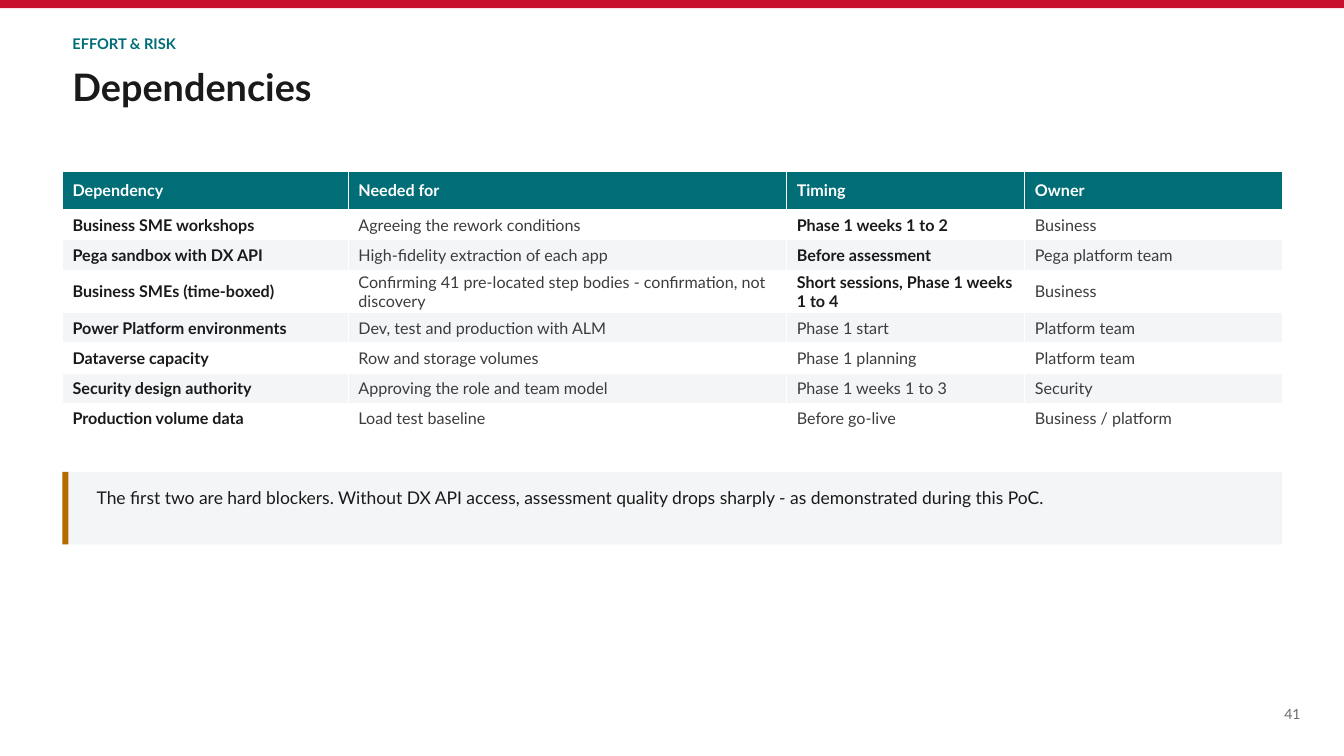
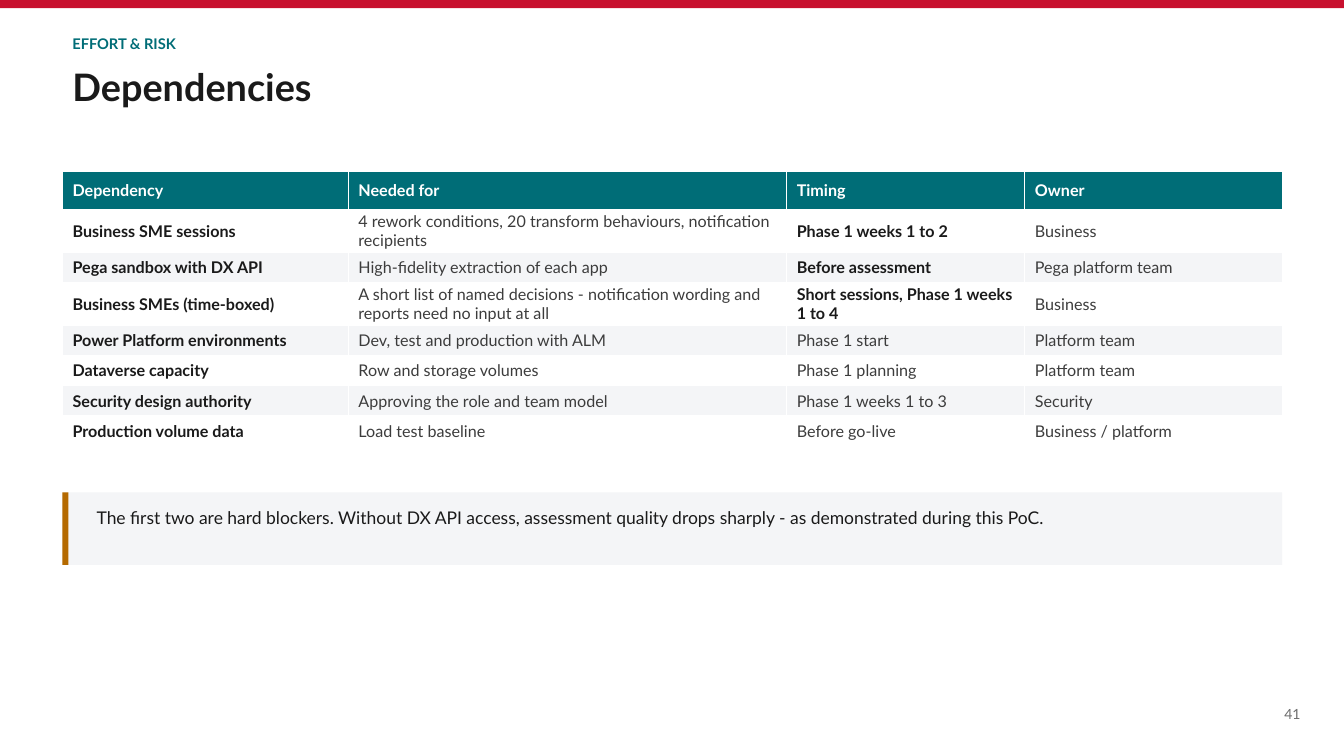
Before and after one commit to parclarke/LDD, a slide deck: slide 41 of lending-due-diligence-app/docs/Pega-to-PowerPlatform-Migration-PoC.pptx. Drawn at 1344x756 pixels with LibreOffice and Linux fonts; fonts in the diff are those of the drawing. Boxes give left, top, right and bottom in pixels: in the first picture for what was removed or moved away, otherwise in the second. Text is boxed around its words. In the diff, an @@ line names an element or a change of style, - is before the commit and + after.

```diff
--- a/lending-due-diligence-app/docs/Pega-to-PowerPlatform-Migration-PoC.pptx
+++ b/lending-due-diligence-app/docs/Pega-to-PowerPlatform-Migration-PoC.pptx
@@ table at (63,171,1282,444) @@
-row 2, column 1: Business SME workshops
+row 2, column 1: Business SME sessions
-row 2, column 2: Agreeing the rework conditions
+row 2, column 2: 4 rework conditions, 20 transform behaviours, notification recipients
-row 4, column 2: Confirming 41 pre-located step bodies - confirmation, not discovery
+row 4, column 2: A short list of named decisions - notification wording and reports need no input at all
@@ 2 rectangles, 1 text: place and size @@
-2 rectangles, 1 text at (63,472,1282,544)
+2 rectangles, 1 text at (63,492,1282,565)
```
Also in this commit, not shown: 5 other slides changed, 1 other file.
